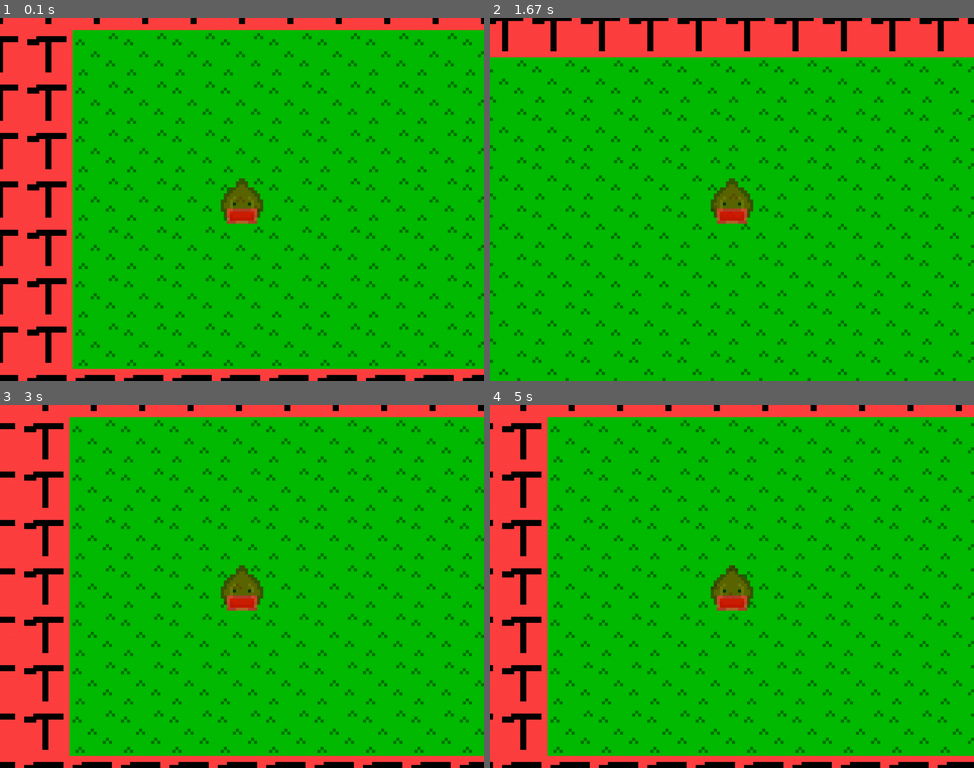
Above: before the commit, frames 1-4 (two rows, left to right).
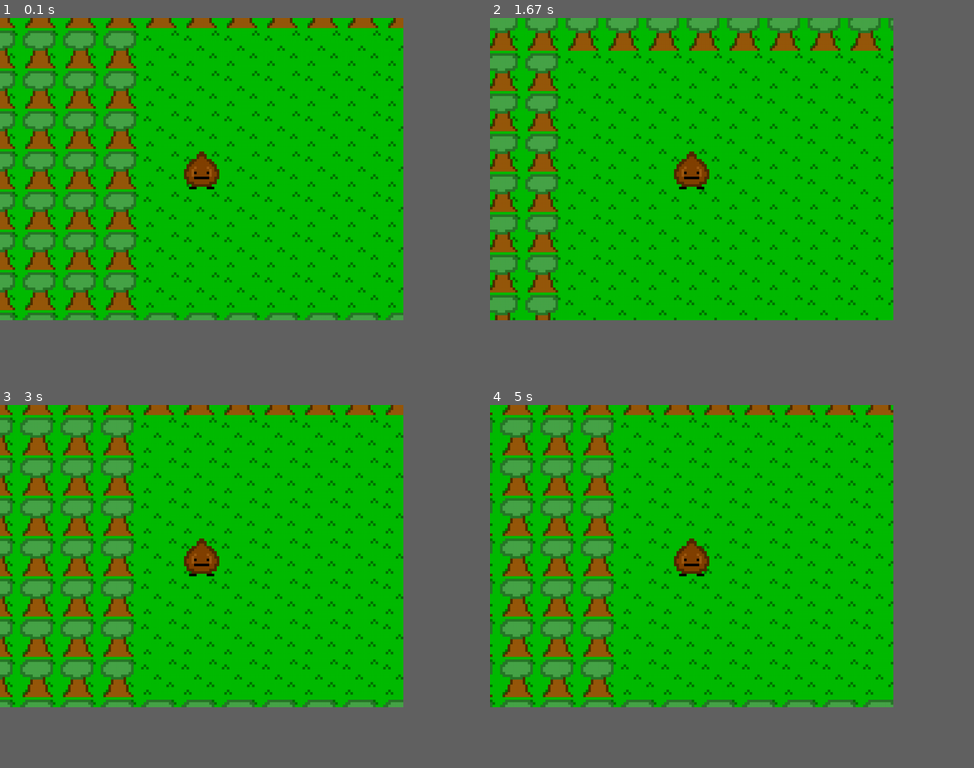
Above: after the commit, the same moments.

Repository: Touchcreator/pygame-rpg
Game: pygame game, started from main.py
Two runs of this game, one before a commit and one after it. Both use one fixed random seed, a clock stepped at 60 frames per second and the inputs below.
Inputs:
- Up to frame 1 (0.1 s): no input
- Up to frame 2 (1.67 s): hold Right 0.33-0.8 s; hold Up 0.83-1.13 s; hold Right 1.17-1.63 s
- Up to frame 3 (3 s): hold Left 1.67-2.2 s; hold Down 2.23-2.53 s; hold Left 2.57-2.97 s
- Up to frame 4 (5 s): hold Up 3-3.37 s; hold Right 3.4-4.03 s; hold Down 4.07-4.43 s; hold Left 4.47-4.93 s; hold Right from 4.97 s (still down)
In our replay, the window is 900x675 before the commit and 750x562 after it. These sizes can differ from the game's own. Grey fills any space a smaller window leaves; there, only what the larger window draws over its background counts as a difference.

The runs differ from the first frame. In frame 1, 37% of the frame differs, in the area x 0-100%, y 0-100%; in frame 2, 28%; in frame 3, 37%; in frame 4, 35%.

Commit message:
building i think

Diff:
--- a/assets/maps/map1.txt
+++ b/assets/maps/map1.txt
@@ -1,15 +1,15 @@
-1 1 1 1 1 1 1 1 1 1 1 1 1 1 1 1 1 1 1
-1 1 1 1 1 1 1 1 1 1 1 1 1 1 1 1 1 1 1
-1 1 1 1 1 1 1 1 1 1 1 1 1 1 1 1 1 1 1
-1 1 1 1 1 1 1 1 1 1 1 1 1 1 1 1 1 1 1
-1 1 1 0 0 0 0 0 0 0 0 0 0 0 0 0 1 1 1
-1 1 1 0 0 0 0 0 0 0 0 0 0 0 0 0 1 1 1
-1 1 1 0 0 0 0 0 0 0 0 0 0 0 0 0 1 1 1
-1 1 1 0 0 0 0 0 0 0 0 0 0 0 0 0 1 1 1
-1 1 1 0 0 0 0 0 0 0 0 0 0 0 0 0 1 1 1
-1 1 1 0 0 0 0 0 0 0 0 0 0 0 0 0 1 1 1
-1 1 1 0 0 0 0 0 0 0 0 0 0 0 0 0 1 1 1
-1 1 1 1 1 1 1 1 1 1 1 1 1 1 1 1 1 1 1
-1 1 1 1 1 1 1 1 1 1 1 1 1 1 1 1 1 1 1
-1 1 1 1 1 1 1 1 1 1 1 1 1 1 1 1 1 1 1
-1 1 1 1 1 1 1 1 1 1 1 1 1 1 1 1 1 1 1
+1 1 1 1 1 1 1 1 1 1 1 1 1 1 1 1 1 1 1 1 1
+1 1 1 1 1 1 1 1 1 1 1 1 1 1 1 1 1 1 1 1 1
+1 1 1 1 1 1 1 1 1 1 1 1 1 1 1 1 1 1 1 1 1
+1 1 1 1 1 1 1 1 1 1 1 1 1 1 1 1 1 1 1 1 1
+1 1 1 1 1 0 0 0 0 0 0 0 0 0 0 0 1 1 1 1 1
+1 1 1 1 1 0 0 0 0 0 0 0 0 0 0 0 1 1 1 1 1
+1 1 1 1 1 0 0 0 0 0 0 0 0 0 0 0 1 1 1 1 1
+1 1 1 1 1 0 0 0 0 0 0 0 0 0 0 0 1 1 1 1 1
+1 1 1 1 1 0 0 0 0 0 0 0 0 0 0 0 1 1 1 1 1
+1 1 1 1 1 0 0 0 0 0 0 0 0 0 0 0 1 1 1 1 1
+1 1 1 1 1 0 0 0 0 0 0 0 0 0 0 0 1 1 1 1 1
+1 1 1 1 1 1 1 1 1 1 1 1 1 1 1 1 1 1 1 1 1
+1 1 1 1 1 1 1 1 1 1 1 1 1 1 1 1 1 1 1 1 1
+1 1 1 1 1 1 1 1 1 1 1 1 1 1 1 1 1 1 1 1 1
+1 1 1 1 1 1 1 1 1 1 1 1 1 1 1 1 1 1 1 1 1
--- a/pygame_rpg/config.py
+++ b/pygame_rpg/config.py
@@ -1,7 +1,7 @@
 TILESIZE = 16
 
 # DEBUG
-DEBUG_IMG_ON = True
+DEBUG_IMG_ON = False
 
 
 
--- a/pygame_rpg/entity/player.py
+++ b/pygame_rpg/entity/player.py
@@ -11,9 +11,10 @@
 
 # WARNING!!!
 # i spent hours on the collision code; its ass.
-# idek if god knows how these collisions work
+# it works but i had to come up w crazy shortcuts bro
 # its held together by paper clips
-# have fun! :3
+# like it looks simple but as soon as u change one thing, it all messes up
+# anyway, have fun! :3
 
 class Player(Entity):
 
--- a/pygame_rpg/settings.py
+++ b/pygame_rpg/settings.py
@@ -1,7 +1,7 @@
 import json
 
 default_settings = {
-    "scale": 2,
+    "scale": 5,
     "name": "player"
 }
 
@@ -17,4 +17,4 @@
 
             with open("settings.json", "w") as s:
                 json.dump(default_settings, s)
-                self.data = json.load(s)
+                self.data = default_settings
--- a/settings.json
+++ b/settings.json
@@ -1 +1 @@
-{"scale": 6, "name": "player"}
+{"scale": 5, "name": "player"}
Not shown, changed: .gitignore
Not shown, added: build.bat
Not shown, added: pygame-rpg-console.spec
Not shown, added: pygame-rpg.spec
